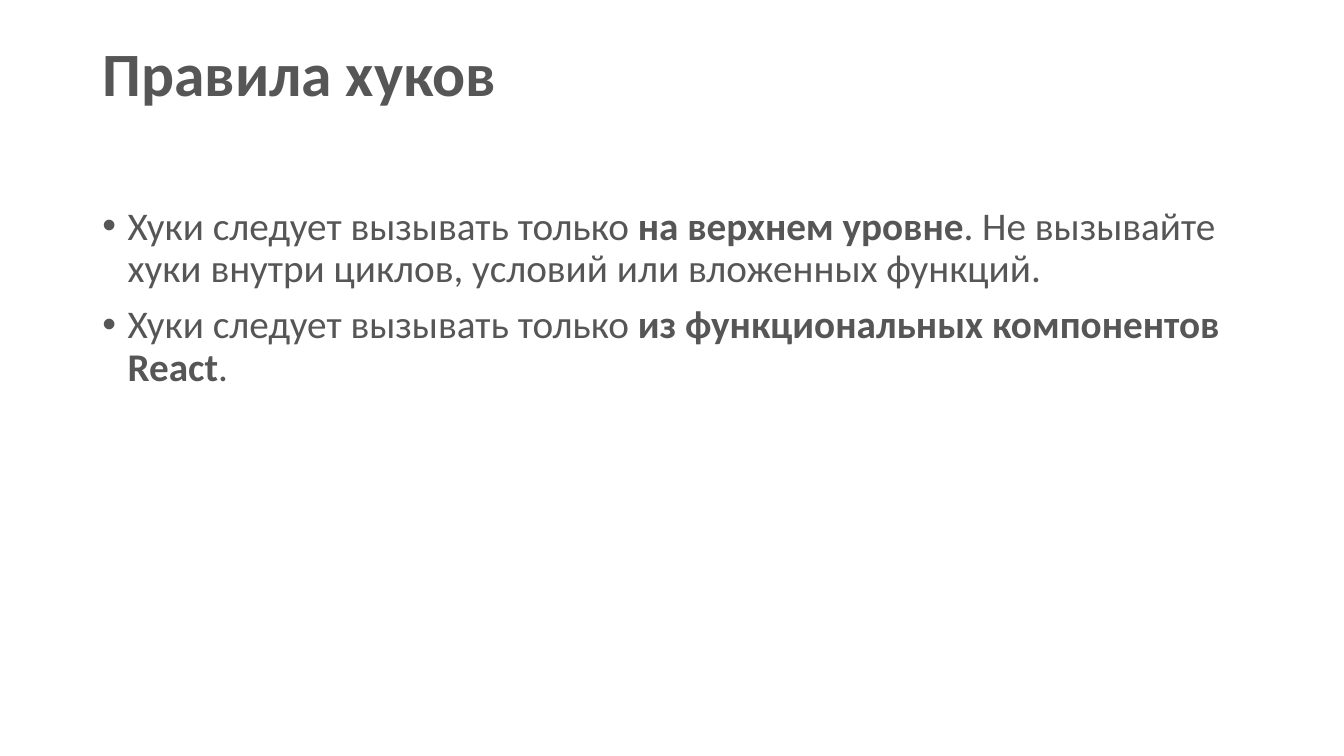
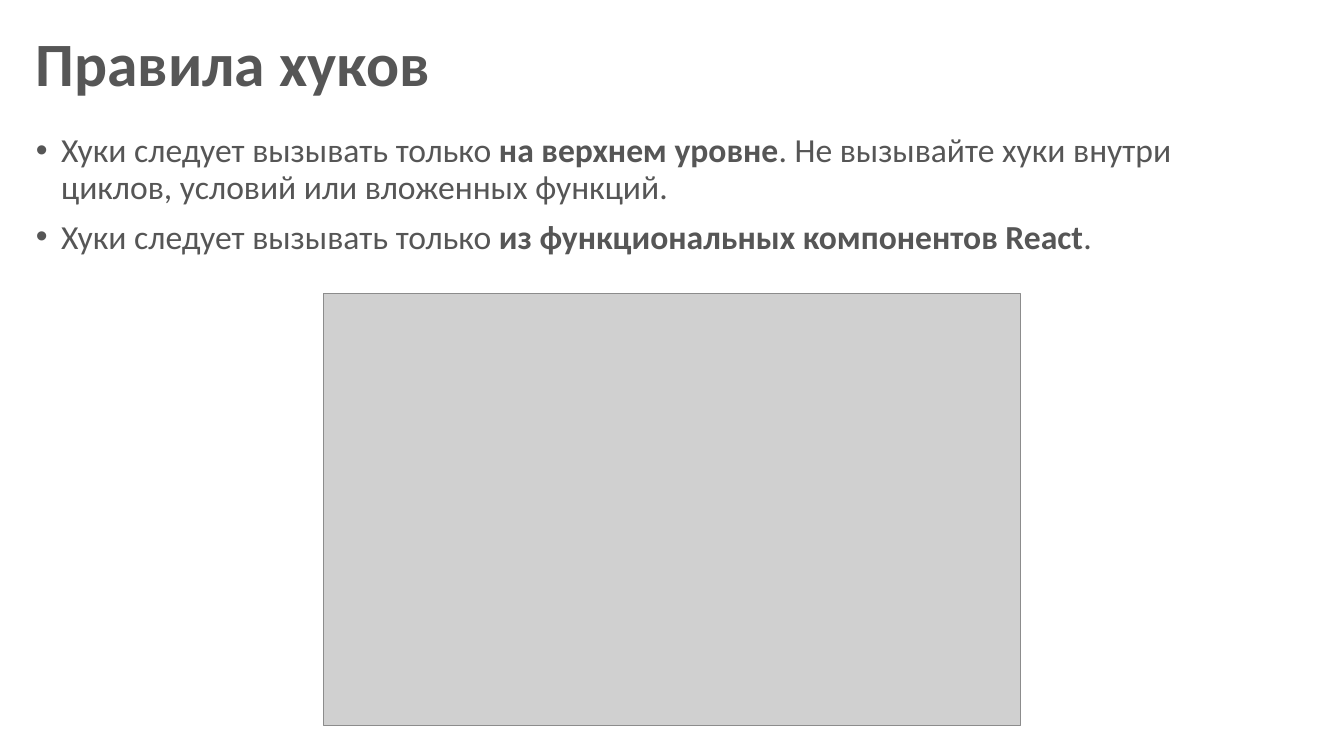
Before and after one commit to spiderpoul/react-redux-hooks, a slide deck: slide 11 of React - Redux with Hooks.pptx (slide 6 before the commit). Drawn at 1344x756 pixels with LibreOffice and Linux fonts; fonts in the diff are those of the drawing; grey boxes stand for pictures. Boxes give left, top, right and bottom in pixels: in the first picture for what was removed or moved away, otherwise in the second. Text is boxed around its words. In the diff, an @@ line names an element or a change of style, - is before the commit and + after.

```diff
--- a/React - Redux with Hooks.pptx
+++ b/React - Redux with Hooks.pptx
@@ title "Правила хуков": place and size @@
-title "Правила хуков" at (102, 56, 496, 106)
+title "Правила хуков" at (36, 46, 429, 96)
@@ text "Хуки следует вызывать только на ...": place and size @@
-text "Хуки следует вызывать только на ..." at (128, 213, 1220, 382)
+text "Хуки следует вызывать только на ..." at (61, 139, 1171, 255)
@@ text "Хуки следует вызывать только на ..." at (61, 139, 1171, 255): size 28 to 24 pt @@
@@ picture added at (324, 293, 1020, 725) @@
```
Also in this commit, not shown: 1 other slide changed, 8 slides added, 4 other files.
